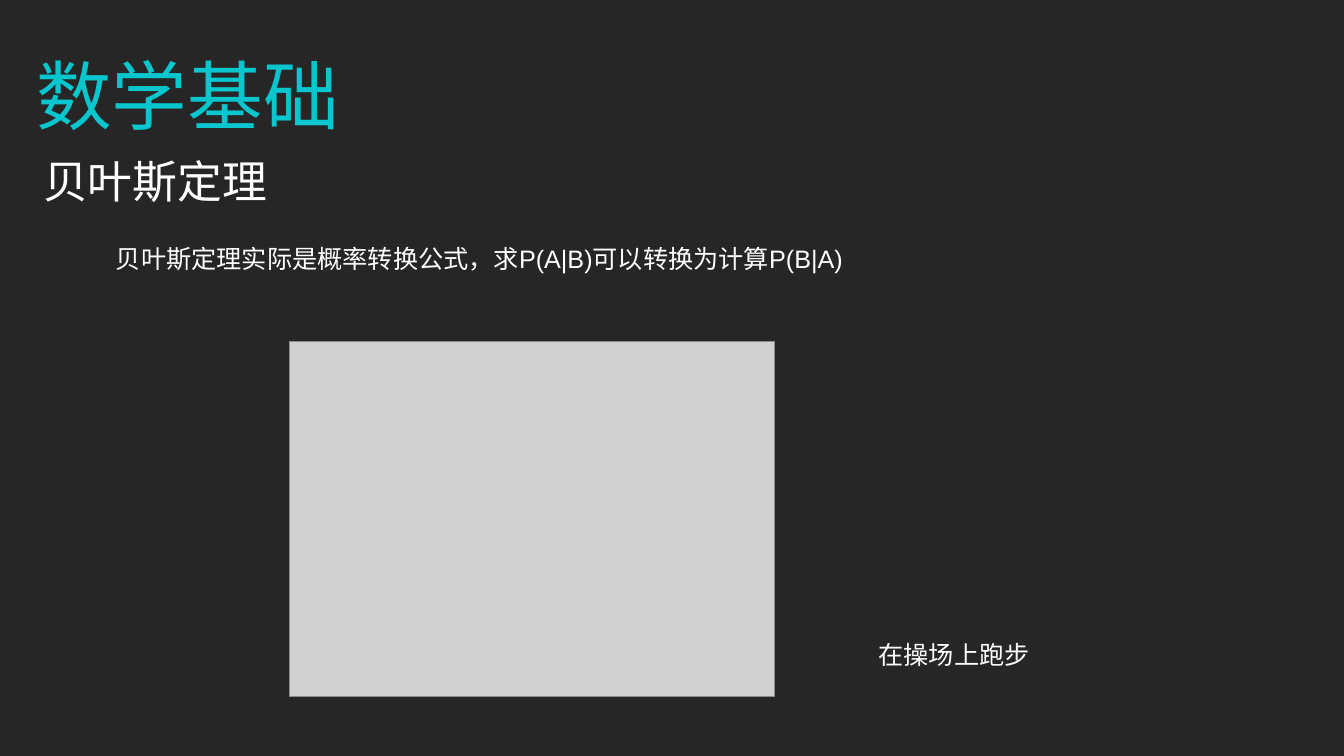
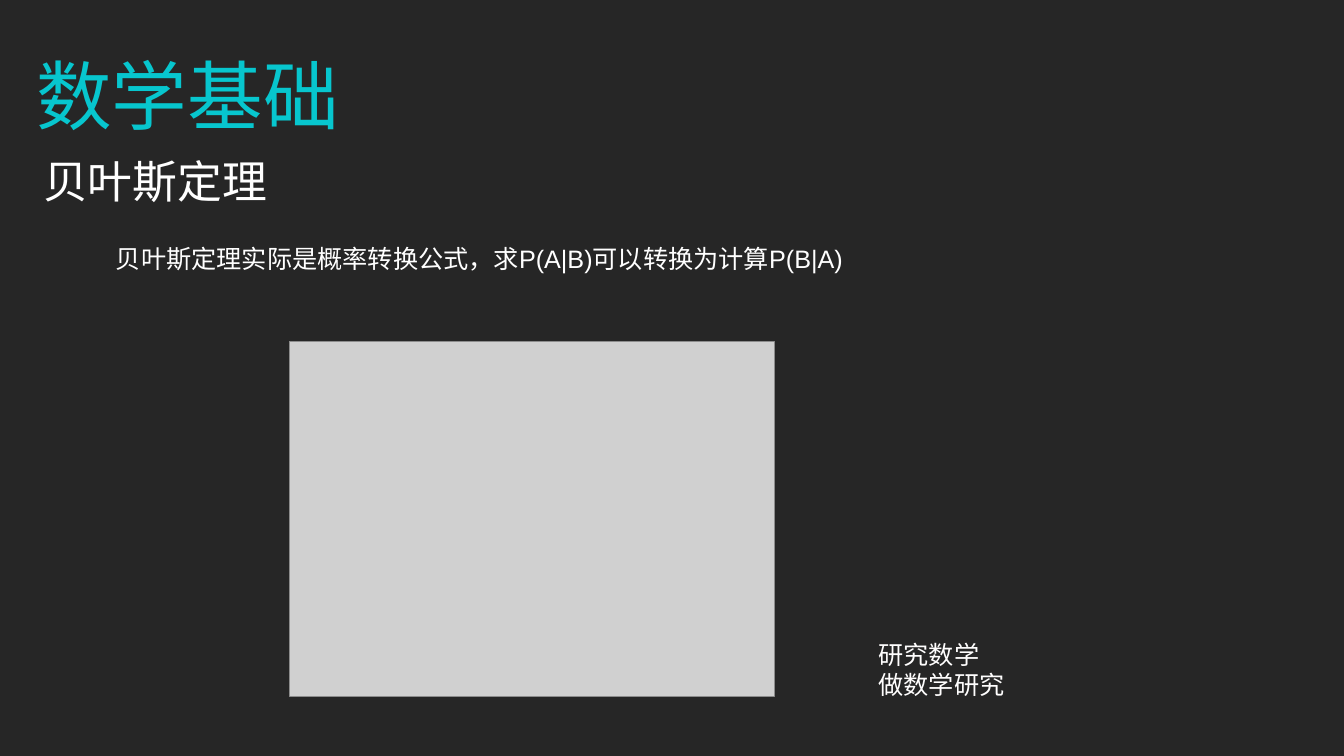
Before and after one commit to zhazhaxia/koa-project, a slide deck: slide 6 of routers/nlp/NLP分词.ppt. Drawn at 1344x756 pixels with LibreOffice and Linux fonts; fonts in the diff are those of the drawing; grey boxes stand for pictures. Boxes give left, top, right and bottom in pixels: in the first picture for what was removed or moved away, otherwise in the second. Text is boxed around its words. In the diff, an @@ line names an element or a change of style, - is before the commit and + after.

```diff
--- a/routers/nlp/NLP分词.ppt
+++ b/routers/nlp/NLP分词.ppt
@@ text at [878, 642, 1004, 696]: text changed @@
-在操场上跑步
+研究数学
+做数学研究
```
Also in this commit, not shown: 1 other slide changed, 1 other file.
